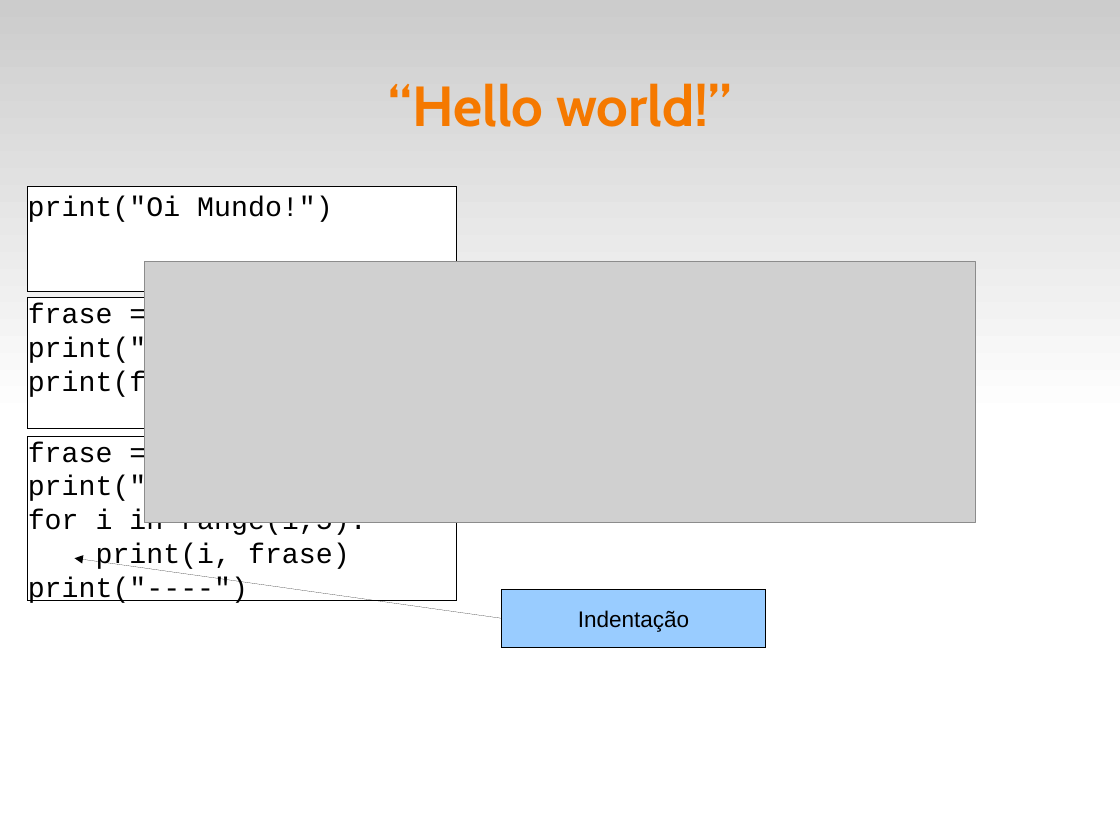
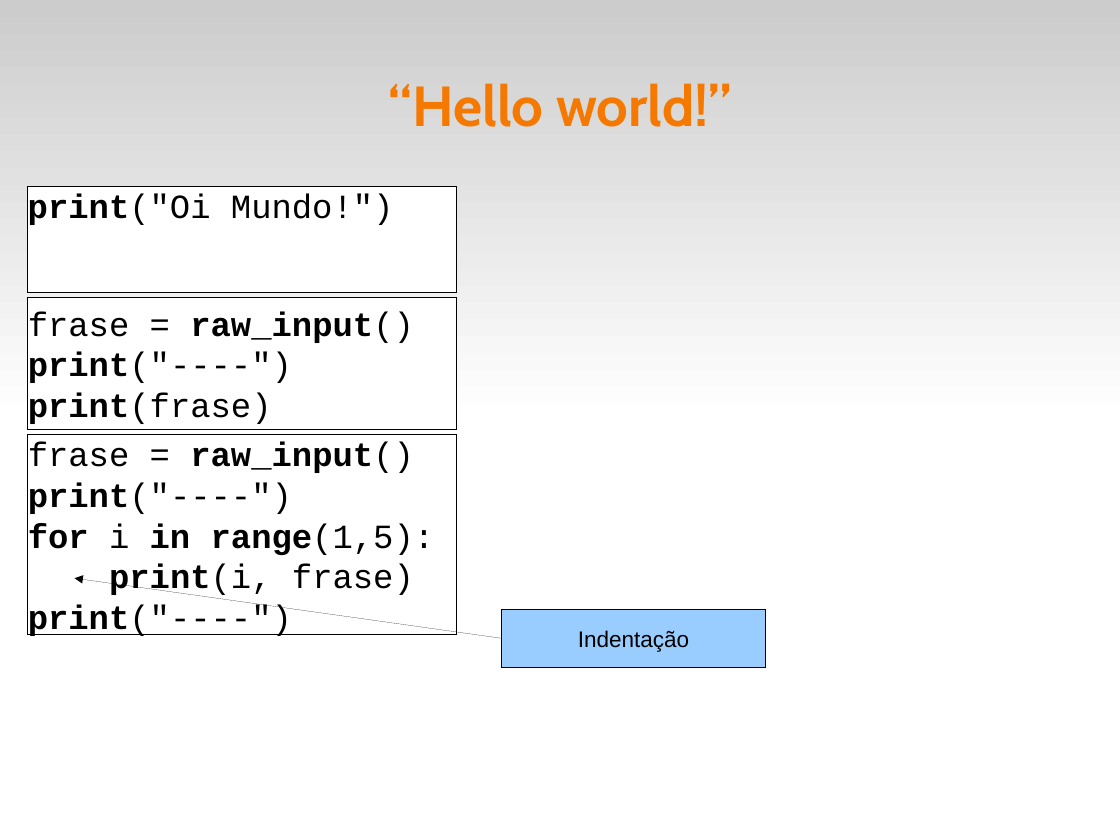
Before and after one commit to fsantanna-uerj/IPD, a slide deck: slide 3 of ipd.odp. Drawn at 1120x840 pixels with LibreOffice and Linux fonts; fonts in the diff are those of the drawing; grey boxes stand for pictures. Boxes give left, top, right and bottom in pixels: in the first picture for what was removed or moved away, otherwise in the second. Text is boxed around its words. In the diff, an @@ line names an element or a change of style, - is before the commit and + after.

```diff
--- a/ipd.odp
+++ b/ipd.odp
@@ rectangle "print("Oi Mundo!")" at box(27, 186, 456, 292): size 20 to 24 pt; bold on in "print("Oi" @@
@@ picture removed at box(144, 261, 976, 522) @@
@@ rectangle "frase = raw_input()" at box(27, 298, 456, 429): size 20 to 24 pt; bold on in "raw_input()", "print("----")", "print(frase)" @@
@@ rectangle "frase = raw_input()": place and size @@
-rectangle "frase = raw_input()" at box(27, 436, 456, 601)
+rectangle "frase = raw_input()" at box(27, 434, 456, 634)
@@ rectangle "frase = raw_input()" at box(27, 434, 456, 634): size 20 to 24 pt; bold on in "raw_input()", "print("----")", "for in range(1,5):", "print(i," and 1 more places @@
@@ arrow moved from (502, 619) - (74, 558) to (502, 638) - (74, 578) @@
@@ rectangle "Indentação": place and size @@
-rectangle "Indentação" at box(502, 590, 766, 647)
+rectangle "Indentação" at box(502, 610, 766, 667)
```
Also in this commit, not shown: 4 other slides changed, 1 other file.
